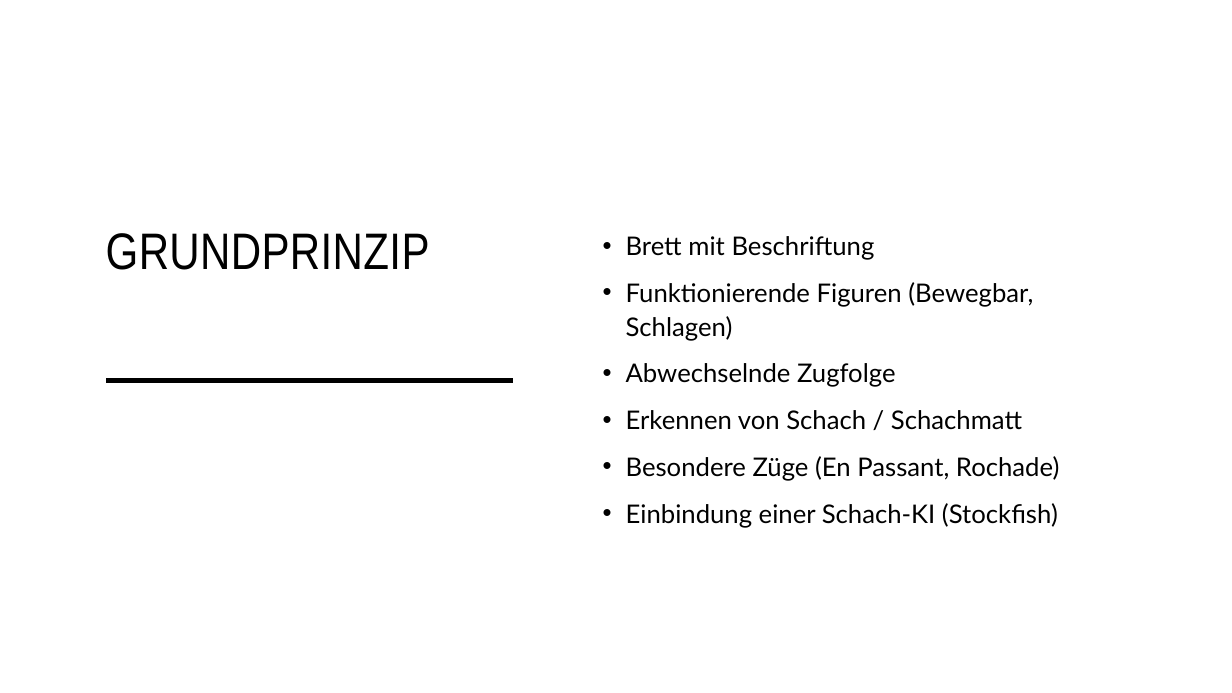
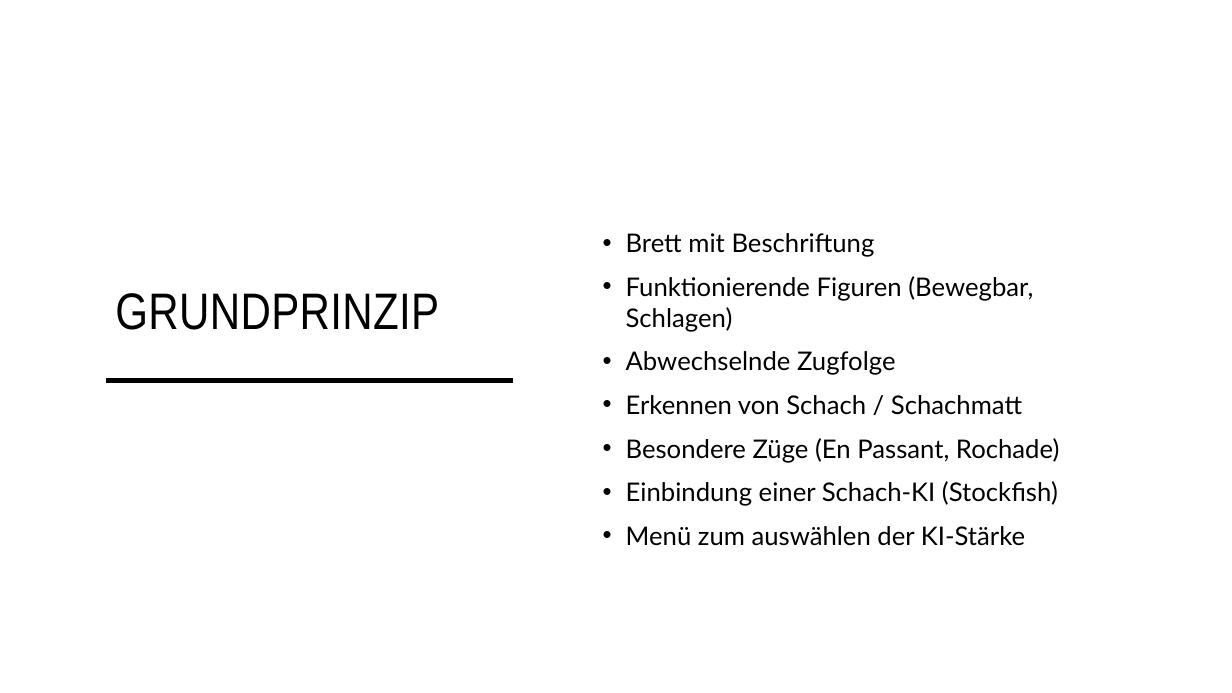
Before and after one commit to YTFirestormHD/PythonChess, a slide deck: slide 3 of Python Chess.pptx. Drawn at 1232x693 pixels with LibreOffice and Linux fonts; fonts in the diff are those of the drawing. Boxes give left, top, right and bottom in pixels: in the first picture for what was removed or moved away, otherwise in the second. Text is boxed around its words. In the diff, an @@ line names an element or a change of style, - is before the commit and + after.

```diff
--- a/Python Chess.pptx
+++ b/Python Chess.pptx
@@ text at box(626, 233, 1059, 506): line spacing 1.1 to 1 @@
@@ title "GRUNDPRINZIP": place and size @@
-title "GRUNDPRINZIP" at box(106, 233, 430, 270)
+title "GRUNDPRINZIP" at box(115, 293, 439, 330)
@@ text at box(626, 526, 1025, 546): paragraph added @@
+• Menü zum auswählen der KI-Stärke
```
Also in this commit, not shown: 2 other slides changed, 10 slides added, 1 slide removed.
